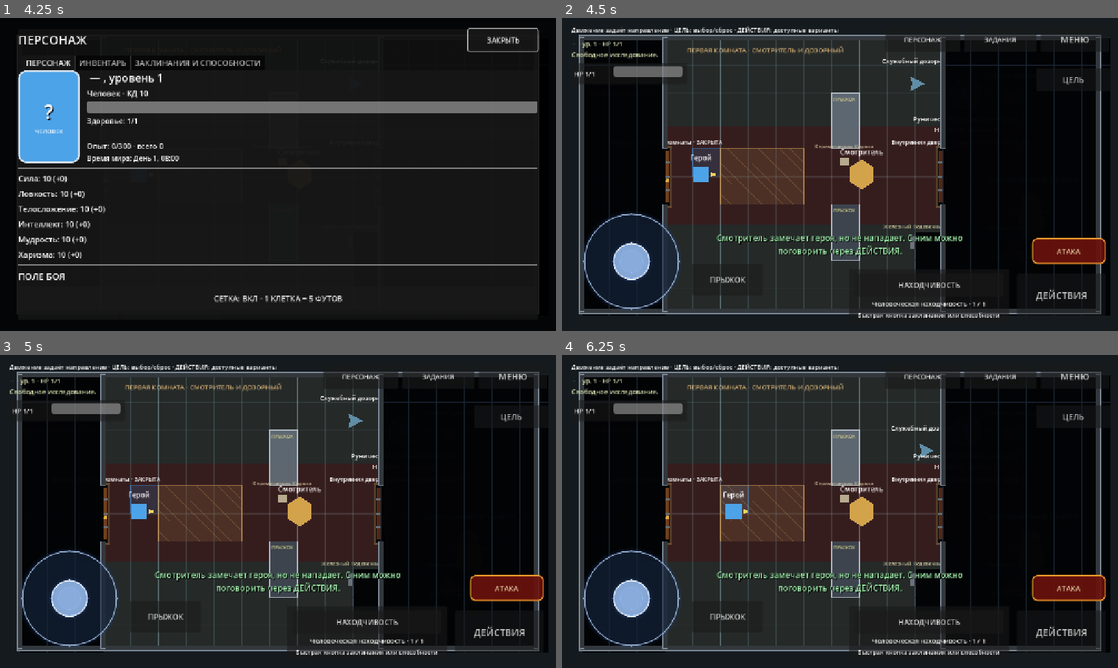
Above: before the commit, frames 1-4 (two rows, left to right).
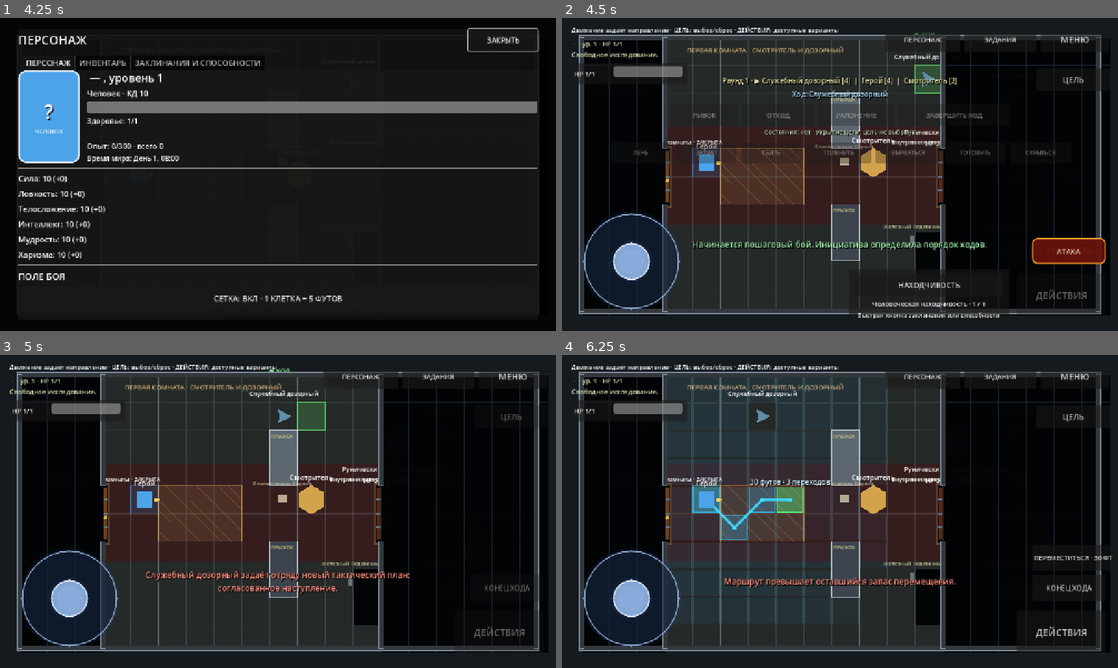
Above: after the commit, the same moments.

Repository: eretenkodaniil16-rgb/rpg-project
Game: Godot game, scene res://scenes/game/game.tscn
Same seed, same stepped clock (60 frames per second), same inputs: the game is played once before the commit and once after it. This scene is started directly instead of the project's main scene.
Inputs (mouse positions are in pixels of both pictures, inside the frame that each line leads up to):
- Up to frame 1 (4.25 s): click "ДЕЙСТВИЯ" at 0.5 s; click "МЕНЮ" at 1.25 s; click "ПРОДОЛЖИТЬ" at 2 s; click "ПРЫЖОК" at 2.75 s; click "ПЕРСОНАЖ" at 3.5 s
- Up to frame 2 (4.5 s): click "ЗАКРЫТЬ" at 4.25 s
- Up to frame 3 (5 s): no input
- Up to frame 4 (6.25 s): tap Enter (ui_accept) at 5, 5.27 s; move the mouse to (962, 495) at 5.02 s; hold Right (ui_right) 5.03-5.75 s; tap C at 5.1 s; click (962, 495) at 5.17 s; drag from (728, 527) to (923, 436) at 5.77 s

Frame 1 is identical in both runs. In frame 2, 5.8% of the frame differs, in the area x 12-97%, y 4-95%; in frame 3, 5.5%; in frame 4, 8.1%, in the area x 18-99%, y 7-96%.

Commit message:
fix: возвращать враждебность при повторном обнаружении

Diff:
--- a/scripts/game/game_guard_post_player_feedback_runtime.gd
+++ b/scripts/game/game_guard_post_player_feedback_runtime.gd
@@ -52,6 +52,16 @@
 			record["last_known_position"] = _stealth_alerts.vector_to_value(_last_seen_player_position)
 		_alert_records[actor_id] = record
 		_apply_record_to_actor(actor, record)
+
+
+func _begin_combat_from_alert(actor: Node, record: Dictionary) -> void:
+	# Hide suspension deliberately disables real-time hostility. Reacquisition
+	# must restore the flag even for NPC implementations without the optional
+	# enter_combat_hostile() helper, otherwise alert reaches 100 but initiative
+	# cannot be started by the combat runtime.
+	if actor != null and is_instance_valid(actor):
+		actor.set("hostile", true)
+	super._begin_combat_from_alert(actor, record)
 
 
 func _advance_combat_turn() -> void:
